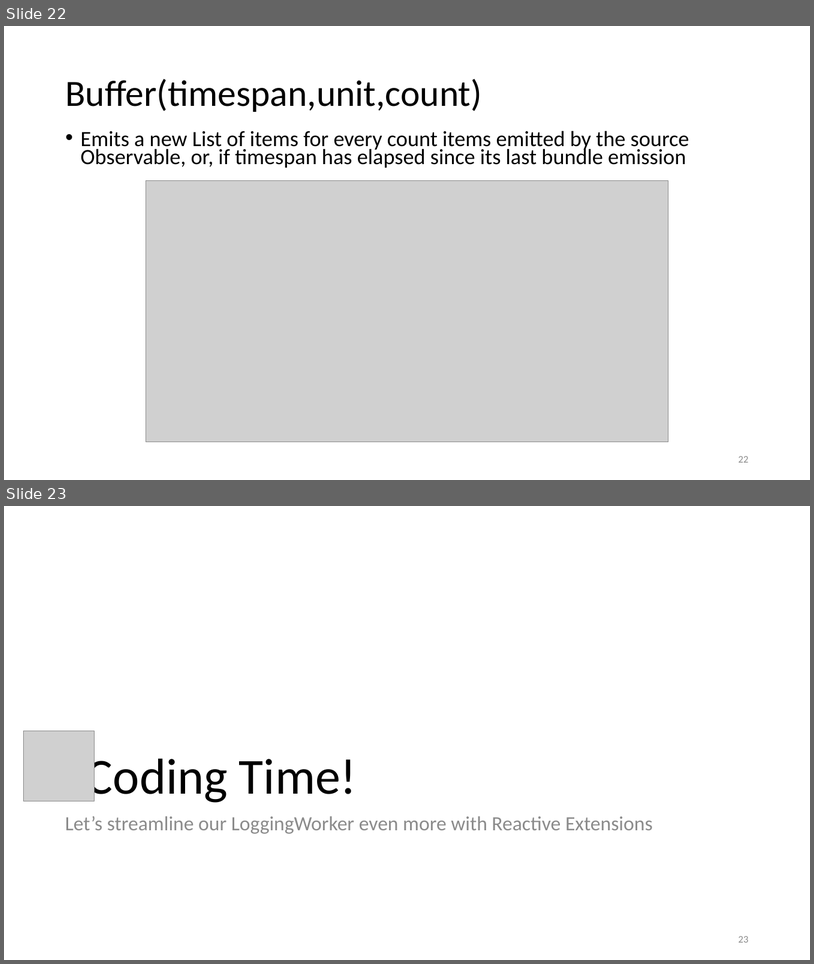
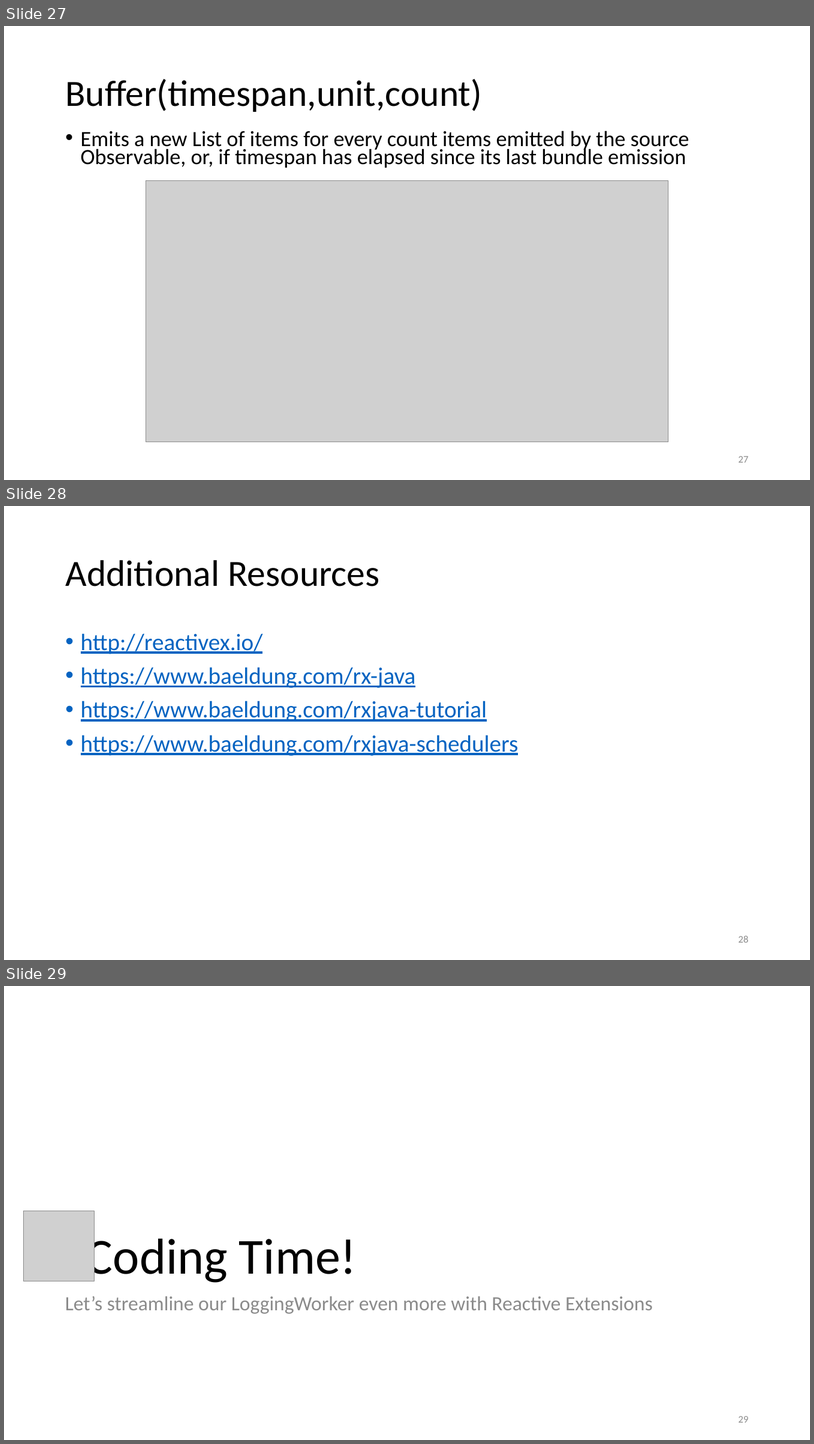
Before and after one commit to jpenniman/java-ms-training, a slide deck: slide-decks/Asynchronous-programming-Part-2.pptx. Shown one above the other, each under a label of ours: slides 22 and 23 before the commit, slides 27, 28 and 29 after it. The pictures are 814x964 and 814x1444 pixels, drawn with LibreOffice and Linux fonts; fonts in the diff are those of the drawing; grey boxes stand for pictures; background and template pictures are left out. Boxes give left, top, right and bottom in pixels: in the first picture for what was removed or moved away, otherwise in the second. Text is boxed around its words. In the diff, an @@ line names an element or a change of style, - is before the commit and + after.

```diff
--- a/slide-decks/Asynchronous-programming-Part-2.pptx
+++ b/slide-decks/Asynchronous-programming-Part-2.pptx
@@ slide 28 added at [4, 506, 810, 960], background #FFFFFF @@
@@ title added at [65, 560, 380, 586], 44 pt, text #000000 @@
+Additional Resources
@@ text added at [81, 633, 519, 756], 28 pt, text #0563C1, underline @@
+• http://reactivex.io/
+• https://www.baeldung.com/rx-java
+• https://www.baeldung.com/rxjava-tutorial
+• https://www.baeldung.com/rxjava-schedulers
@@ page number added at [738, 935, 749, 942], 12 pt, text #8C8C8C @@
+28
@@ what was slide 22 is now slide 27 @@
@@ page number at [738, 456, 749, 462]: text changed @@
-22
+27
@@ what was slide 23 is now slide 29 @@
@@ page number at [738, 1416, 749, 1422]: text changed @@
-23
+29
```
Also in this commit, not shown: 5 other slides added.
